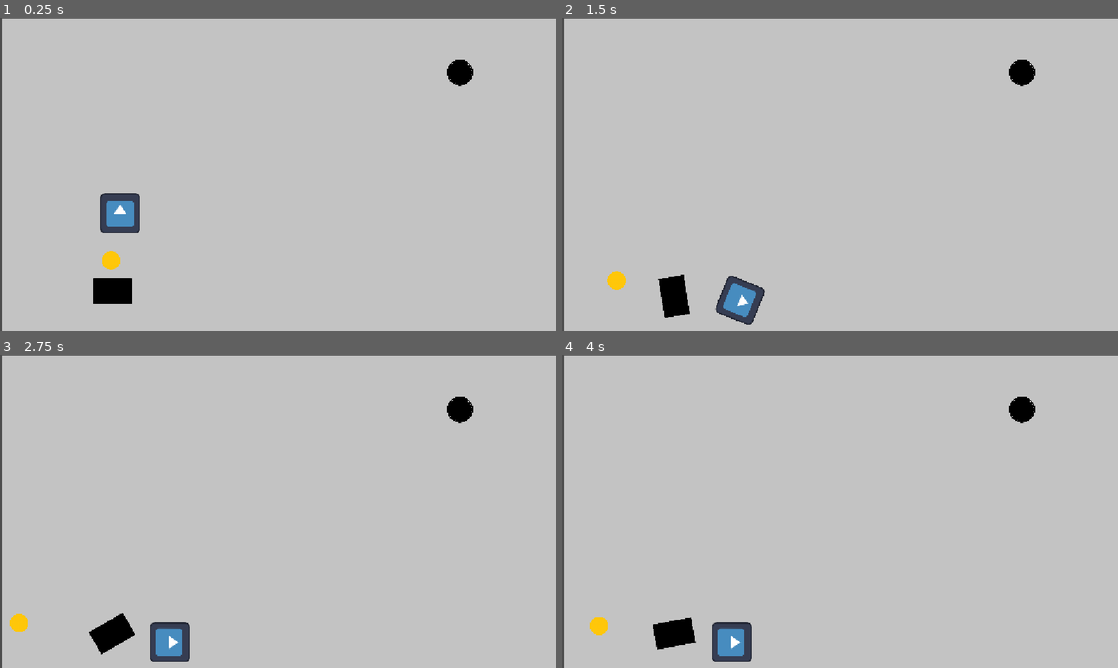
Above: before the commit, frames 1-4 (two rows, left to right).
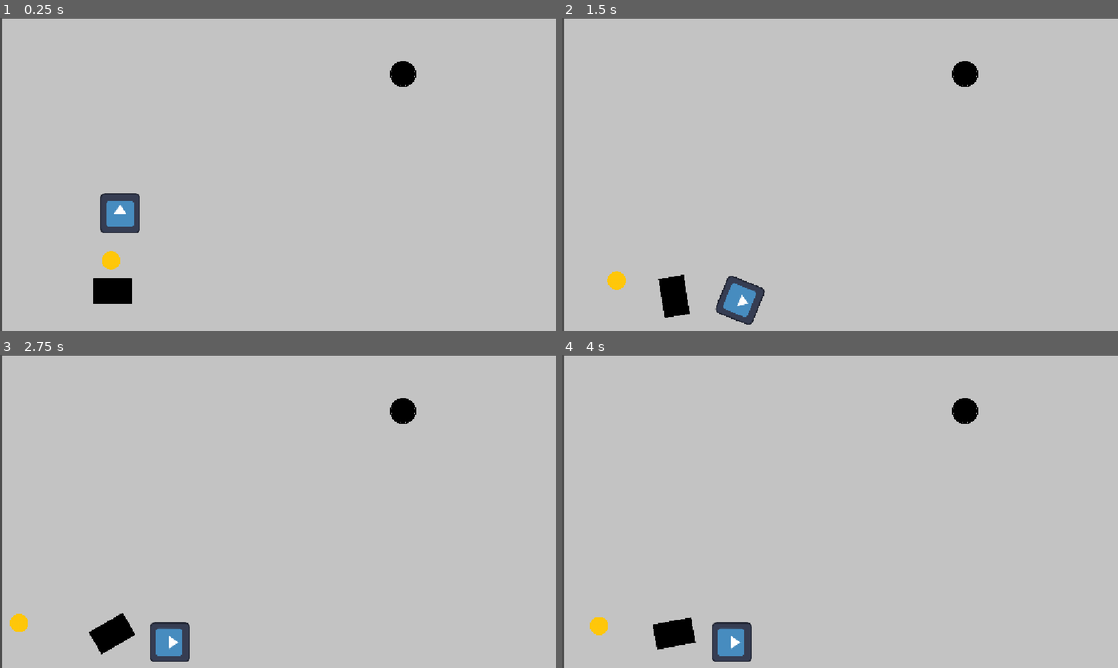
Above: after the commit, the same moments.

Repository: coheltaja-ui/memoera-puistogolf
Game: Godot game, scene res://level2.tscn
Two runs of this game, one before a commit and one after it. Both use one fixed random seed, a clock stepped at 60 frames per second and the inputs below. This scene is started directly instead of the project's main scene. The engine's default icon, where the game draws it, is replaced by a stand-in: a white triangle on a blue panel in a dark square.
Inputs (mouse positions are in pixels of both pictures, inside the frame that each line leads up to):
- Up to frame 1 (0.25 s): no input
- Up to frame 2 (1.5 s): move the mouse to (962, 158) at 0.52 s; click (962, 158) at 0.67 s; drag from (728, 190) to (1023, 71) at 1.27 s
- Up to frame 3 (2.75 s): move the mouse to (333, 442) at 2.02 s; click (333, 442) at 2.17 s
- Up to frame 4 (4 s): drag from (812, 574) to (673, 464) at 2.77 s; move the mouse to (1006, 558) at 3.52 s; click (1006, 558) at 3.67 s

The runs differ from the first frame. In frame 1, 0.6% of the frame differs, in the area x 70-86%, y 13-22%; in frame 2, 0.6%; in frame 3, 0.6%; in frame 4, 0.6%.

Commit message:
Update level2.tscn

Diff:
--- a/level2.tscn
+++ b/level2.tscn
@@ -25,7 +25,7 @@
 scale = Vector2(0.8, 0.8)
 
 [node name="Goal" parent="Level1" unique_id=503604563 instance=ExtResource("3_21xmu")]
-position = Vector2(953, 113)
+position = Vector2(835, 116)
 
 [node name="Golf ball" parent="Level1" unique_id=966036150 instance=ExtResource("4_8i3m3")]
 position = Vector2(230, 502)
